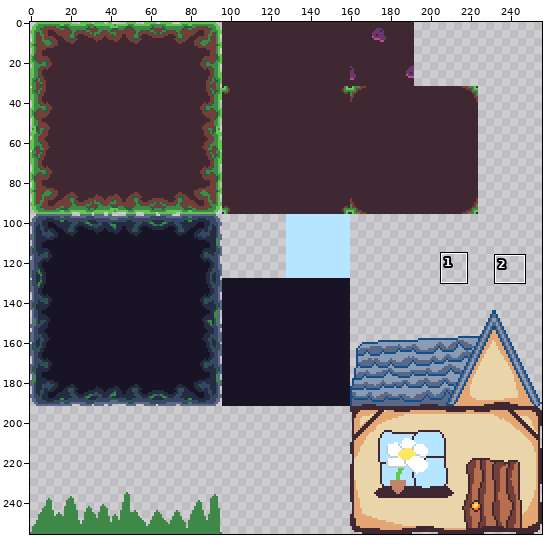
Sprite sheet: assets/enerjim/tileset.png. The first picture is a wide view before the edit; the outline marks the close-up.
Close-up. First the earlier version:
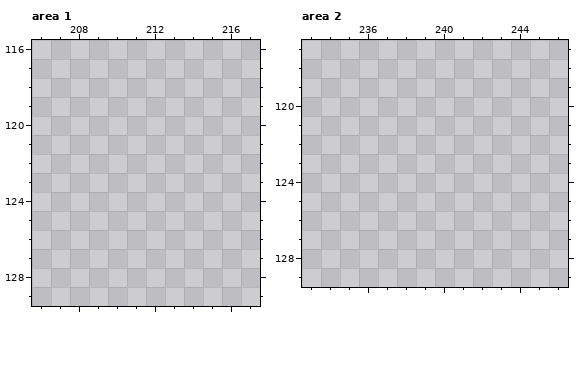
The file is 256x256 pixels. Shown: area 1: x 206..217, y 116..129; area 2: x 233..246, y 117..129. The commit also changed other parts of the picture, which this record leaves out.
Palette (. is transparent): 
New version:
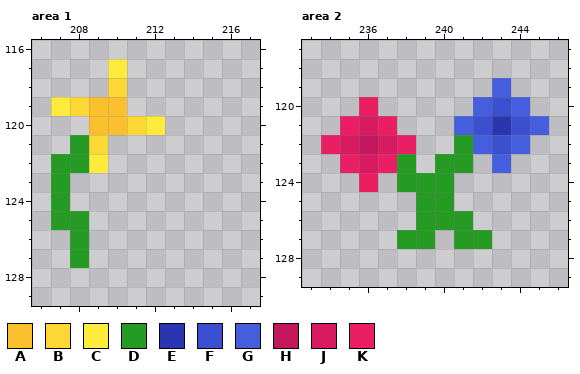
Colours new in this view: A #fbc02d  B #fdd835  C #ffeb3b  D #259b24  E #2a36b1  F #3b50ce  G #455ede  H #c2185b  J #d81b60  K #e91e63
Diff:
Changed rows in their new state; - is an unchanged pixel.
Area 1:
first column x 207:
117 ---C--
118 ---B--
119 CBAA--
120 --AABC
121 -DB---
122 DDC---
123 D-----
124 D-----
125 DD----
126 -D----
127 -D----
Area 2:
first column x 234:
119 ---------G--
120 --K-----GFG-
121 -KJK---GFEFG
122 KJHJK--DGFG-
123 -KJKD-DD-G--
124 --K-DDD-----
125 -----DD-----
126 -----DDD----
127 ----DD-DD---
Changed places in both close-ups, as pixel boxes (x1, y1, x2, y2):
added: (51, 59, 165, 268)
added: (321, 78, 549, 249)
